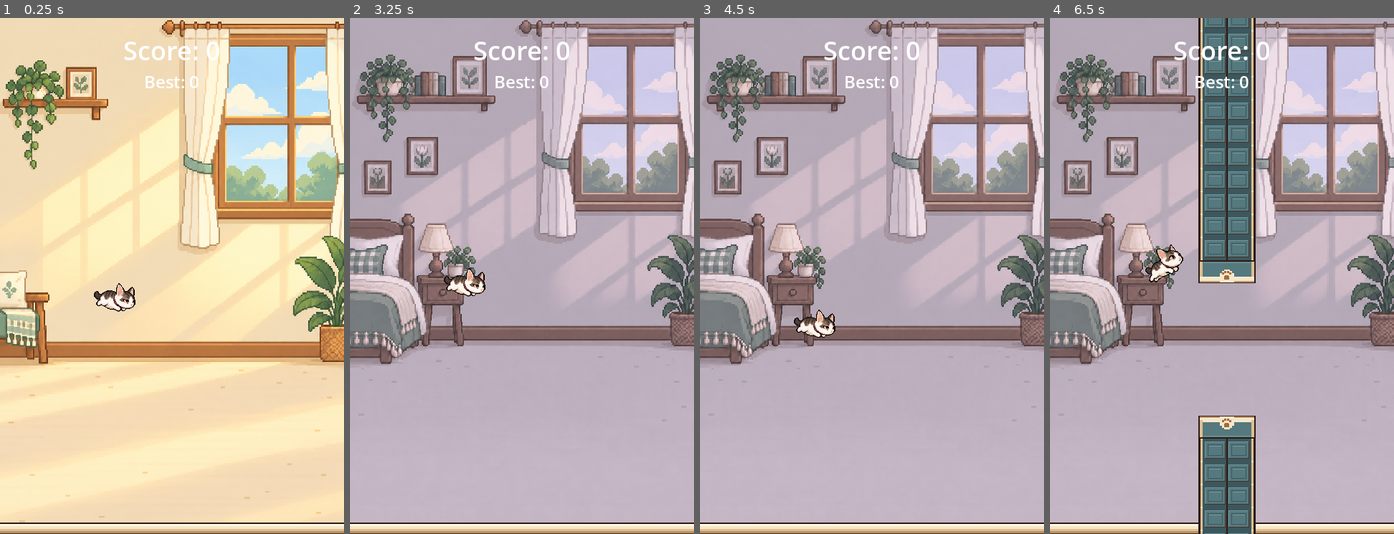
Above: before the commit, frames 1-4 (left to right).
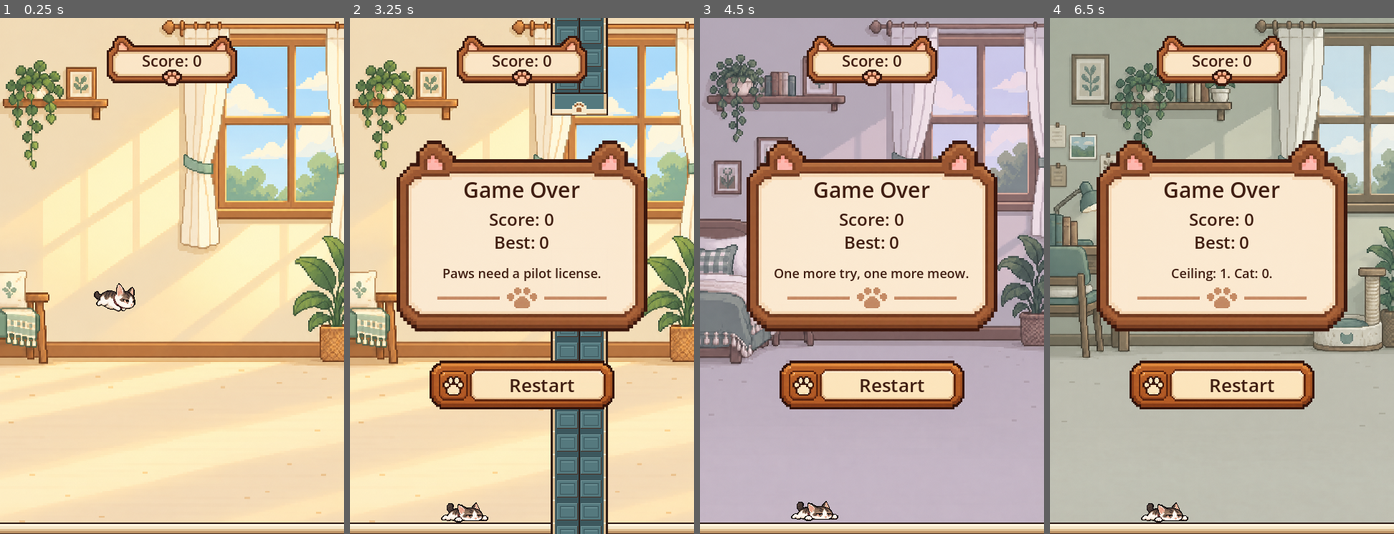
Above: after the commit, the same moments.

Repository: yongkaiyi1998/cat-flight
Game: Godot game, scene res://scenes/main.tscn
Same seed, same stepped clock (60 frames per second), same inputs: the game is played once before the commit and once after it.
Inputs (mouse positions are in pixels of both pictures, inside the frame that each line leads up to):
- Up to frame 1 (0.25 s): no input
- Up to frame 2 (3.25 s): tap Space (flap) at 0.77, 1.07, 1.52, 1.82, 3.02 s
- Up to frame 3 (4.5 s): tap Space (flap) at 3.32 s; click (872, 384) at 3.5 s, where only the run after the commit has a clickable "Restart"
- Up to frame 4 (6.5 s): tap Space (flap) at 4.52, 4.82, 6.02, 6.32 s; click (1222, 384) at 5 s, where only the run after the commit has a clickable "Restart"

The runs differ from the first frame. In frame 1, 2.1% of the frame differs, in the area x 31-69%, y 3-14%; in frame 2, 96%, in the area x 0-100%, y 0-100%; in frame 3, 32%; in frame 4, 65%.

Commit message:
fix: polish V1 score HUD and restart button

Diff:
--- a/scenes/main.tscn
+++ b/scenes/main.tscn
@@ -3,6 +3,24 @@
 [ext_resource type="PackedScene" uid="uid://bp7s68hc2fify" path="res://scenes/player.tscn" id="1_player"]
 [ext_resource type="Script" uid="uid://bntc3i7f0hsp" path="res://scripts/main.gd" id="2_main"]
 [ext_resource type="PackedScene" path="res://scenes/ground.tscn" id="3_ground"]
+[ext_resource type="Texture2D" path="res://assets/ui/v1/ui_game_over_panel.png" id="4_game_over"]
+[ext_resource type="Texture2D" path="res://assets/ui/v1/ui_score_panel.png" id="5_score"]
+[ext_resource type="Texture2D" path="res://assets/ui/v1/ui_restart_button_normal.png" id="6_restart_normal"]
+[ext_resource type="Texture2D" path="res://assets/ui/v1/ui_restart_button_pressed.png" id="7_restart_pressed"]
+
+[sub_resource type="StyleBoxTexture" id="Restart_normal"]
+content_margin_left = 80.0
+content_margin_right = 24.0
+content_margin_top = 0.0
+content_margin_bottom = 0.0
+texture = ExtResource("6_restart_normal")
+
+[sub_resource type="StyleBoxTexture" id="Restart_pressed"]
+content_margin_left = 80.0
+content_margin_right = 24.0
+content_margin_top = 0.0
+content_margin_bottom = 0.0
+texture = ExtResource("7_restart_pressed")
 
 [node name="Main" type="Node2D" unique_id=1732260445]
 script = ExtResource("2_main")
@@ -40,63 +58,141 @@
 
 [node name="UI" type="CanvasLayer" parent="." unique_id=866740355]
 
+[node name="ScorePanel" type="TextureRect" parent="UI"]
+texture_filter = 1
+anchor_left = 0.5
+anchor_right = 0.5
+offset_left = -120.0
+offset_top = 12.0
+offset_right = 120.0
+offset_bottom = 110.0
+mouse_filter = 2
+texture = ExtResource("5_score")
+expand_mode = 1
+stretch_mode = 5
+
 [node name="ScoreLabel" type="Label" parent="UI" unique_id=333632395]
+anchor_left = 0.5
+anchor_right = 0.5
+offset_left = -100.0
+offset_top = 43.0
+offset_right = 100.0
+offset_bottom = 77.0
+mouse_filter = 2
+theme_override_colors/font_color = Color(0.25, 0.12, 0.07, 1)
+theme_override_font_sizes/font_size = 22
+text = "Score: 0"
+horizontal_alignment = 1
+vertical_alignment = 1
+
+[node name="BestScoreLabel" type="Label" parent="UI" unique_id=393533868]
+visible = false
 anchors_preset = 10
 anchor_right = 1.0
-offset_top = 20.0
-offset_bottom = 70.0
+offset_top = 110.0
+offset_bottom = 140.0
 grow_horizontal = 2
-theme_override_font_sizes/font_size = 36
-text = "Score: 0"
-horizontal_alignment = 1
-
-[node name="BestScoreLabel" type="Label" parent="UI" unique_id=393533868]
-anchors_preset = 10
-anchor_right = 1.0
-offset_top = 72.0
-offset_bottom = 108.0
-grow_horizontal = 2
-theme_override_font_sizes/font_size = 24
+mouse_filter = 2
+theme_override_colors/font_color = Color(0.25, 0.12, 0.07, 1)
+theme_override_colors/font_outline_color = Color(1, 0.93, 0.8, 1)
+theme_override_constants/outline_size = 2
+theme_override_font_sizes/font_size = 20
 text = "Best: 0"
 horizontal_alignment = 1
 
-[node name="GameOverPanel" type="PanelContainer" parent="UI" unique_id=1919667733]
+[node name="GameOverPanel" type="Control" parent="UI" unique_id=1919667733]
 visible = false
 anchors_preset = 8
 anchor_left = 0.5
 anchor_top = 0.5
 anchor_right = 0.5
 anchor_bottom = 0.5
-offset_left = -140.0
-offset_top = -115.0
-offset_right = 140.0
-offset_bottom = 115.0
+offset_left = -200.0
+offset_top = -202.0
+offset_right = 200.0
+offset_bottom = 202.0
 grow_horizontal = 2
 grow_vertical = 2
+mouse_filter = 2
 
-[node name="Content" type="VBoxContainer" parent="UI/GameOverPanel" unique_id=549751091]
-layout_mode = 2
-theme_override_constants/separation = 20
-alignment = 1
+[node name="PanelArt" type="TextureRect" parent="UI/GameOverPanel"]
+texture_filter = 1
+offset_right = 400.0
+offset_bottom = 294.0
+mouse_filter = 2
+texture = ExtResource("4_game_over")
+expand_mode = 1
+stretch_mode = 5
+
+[node name="Content" type="Control" parent="UI/GameOverPanel" unique_id=549751091]
+anchors_preset = 15
+anchor_right = 1.0
+anchor_bottom = 1.0
+mouse_filter = 2
 
 [node name="Title" type="Label" parent="UI/GameOverPanel/Content" unique_id=1538052634]
-layout_mode = 2
-theme_override_font_sizes/font_size = 32
+offset_left = 48.0
+offset_top = 60.0
+offset_right = 352.0
+offset_bottom = 102.0
+mouse_filter = 2
+theme_override_colors/font_color = Color(0.25, 0.12, 0.07, 1)
+theme_override_font_sizes/font_size = 30
 text = "Game Over"
+horizontal_alignment = 1
+vertical_alignment = 1
+
+[node name="RunScoreLabel" type="Label" parent="UI/GameOverPanel/Content"]
+offset_left = 52.0
+offset_top = 106.0
+offset_right = 348.0
+offset_bottom = 136.0
+mouse_filter = 2
+theme_override_colors/font_color = Color(0.25, 0.12, 0.07, 1)
+theme_override_font_sizes/font_size = 24
+text = "Score: 0"
+horizontal_alignment = 1
+
+[node name="RunBestLabel" type="Label" parent="UI/GameOverPanel/Content"]
+offset_left = 52.0
+offset_top = 138.0
+offset_right = 348.0
+offset_bottom = 168.0
+mouse_filter = 2
+theme_override_colors/font_color = Color(0.25, 0.12, 0.07, 1)
+theme_override_font_sizes/font_size = 24
+text = "Best: 0"
 horizontal_alignment = 1
 
 [node name="DeathQuoteLabel" type="Label" parent="UI/GameOverPanel/Content" unique_id=308645011]
-custom_minimum_size = Vector2(0, 60)
-layout_mode = 2
-theme_override_font_sizes/font_size = 20
+offset_left = 52.0
+offset_top = 174.0
+offset_right = 348.0
+offset_bottom = 222.0
+mouse_filter = 2
+theme_override_colors/font_color = Color(0.25, 0.12, 0.07, 1)
+theme_override_font_sizes/font_size = 18
 horizontal_alignment = 1
 vertical_alignment = 1
 autowrap_mode = 3
 
 [node name="RestartButton" type="Button" parent="UI/GameOverPanel/Content" unique_id=971893989]
-custom_minimum_size = Vector2(0, 48)
-layout_mode = 2
-theme_override_font_sizes/font_size = 24
+texture_filter = 1
+focus_mode = 0
+offset_left = 50.0
+offset_top = 304.0
+offset_right = 350.0
+offset_bottom = 404.0
+custom_minimum_size = Vector2(300, 100)
+theme_override_colors/font_color = Color(0.25, 0.12, 0.07, 1)
+theme_override_colors/font_hover_color = Color(0.25, 0.12, 0.07, 1)
+theme_override_colors/font_pressed_color = Color(0.25, 0.12, 0.07, 1)
+theme_override_colors/font_focus_color = Color(0.25, 0.12, 0.07, 1)
+theme_override_font_sizes/font_size = 26
+theme_override_styles/normal = SubResource("Restart_normal")
+theme_override_styles/hover = SubResource("Restart_normal")
+theme_override_styles/pressed = SubResource("Restart_pressed")
+theme_override_styles/hover_pressed = SubResource("Restart_pressed")
 text = "Restart"
 
 [connection signal="timeout" from="SpawnTimer" to="." method="_spawn_obstacle_pair"]
--- a/scripts/main.gd
+++ b/scripts/main.gd
@@ -124,8 +124,9 @@
 	for pair in $Obstacles.get_children():
 		pair.set_physics_process(false)
 	$UI/GameOverPanel/Content/DeathQuoteLabel.text = DEATH_QUOTES.pick_random()
+	$UI/GameOverPanel/Content/RunScoreLabel.text = "Score: %d" % score
+	$UI/GameOverPanel/Content/RunBestLabel.text = "Best: %d" % best_score
 	$UI/GameOverPanel.show()
-	$UI/GameOverPanel/Content/RestartButton.grab_focus()
 
 
 func _restart_run() -> void:
Binary file added: assets/ui/v1/ui_game_over_panel.png
Not shown, added: assets/ui/v1/ui_game_over_panel.png.import
Binary file added: assets/ui/v1/ui_paw_icon.png
Not shown, added: assets/ui/v1/ui_paw_icon.png.import
Binary file added: assets/ui/v1/ui_restart_button_normal.png
Not shown, added: assets/ui/v1/ui_restart_button_normal.png.import
Binary file added: assets/ui/v1/ui_restart_button_pressed.png
Not shown, added: assets/ui/v1/ui_restart_button_pressed.png.import
Binary file added: assets/ui/v1/ui_score_panel.png
Not shown, added: assets/ui/v1/ui_score_panel.png.import
